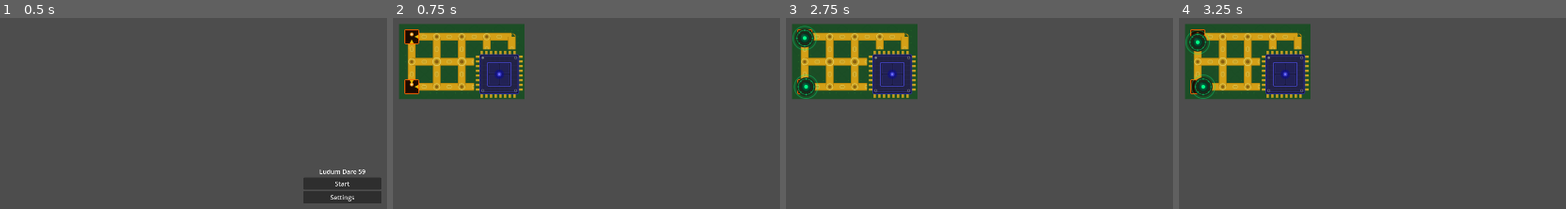
Above: before the commit, frames 1-4 (left to right).
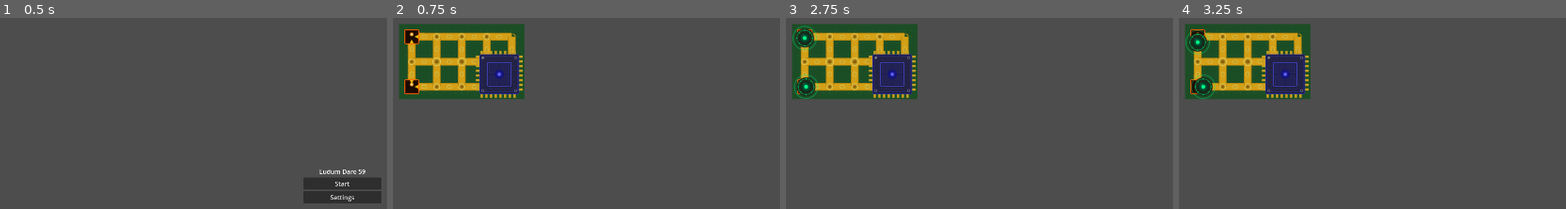
Above: after the commit, the same moments.

Repository: ProfessorLayton322/ldjam_59
Game: Godot game, scene res://scenes/menu.tscn
The game is run twice, just before and just after one commit, with the same random seed, the same clock (stepped at 60 frames per second) and the same inputs.
Inputs (mouse positions are in pixels of both pictures, inside the frame that each line leads up to):
- Up to frame 1 (0.5 s): no input
- Up to frame 2 (0.75 s): click "Start" at 0.5 s
- Up to frame 3 (2.75 s): tap Enter at 1.25, 1.35 s; move the mouse to (outside the picture) at 1.27 s; click (outside the picture) at 1.42 s; tap Space at 2 s; move the mouse to (outside the picture) at 2.02 s; tap Keypad Enter at 2.1 s; click (outside the picture) at 2.17 s
- Up to frame 4 (3.25 s): move the mouse to (outside the picture) at 2.77 s; tap Enter at 2.85 s; click (outside the picture) at 2.92 s

Frame 1 is identical in both runs. In frame 2, 0.2% of the frame differs, in the area x 20-32%, y 16-39%; in frame 3, 0.2%; in frame 4, 0.2%.

Commit message:
add parsing

Diff:
--- a/ludum-dare-59/scenes/demo.tscn
+++ b/ludum-dare-59/scenes/demo.tscn
@@ -1,6 +1,51 @@
-[gd_scene load_steps=2 format=3 uid="uid://demoscene001x"]
+[gd_scene load_steps=20 format=3 uid="uid://demoscene001x"]
 
 [ext_resource type="Script" path="res://scripts/demo.gd" id="1_demo"]
+[ext_resource type="PackedScene" path="res://scenes/tiles/track_none.tscn" id="2_none"]
+[ext_resource type="PackedScene" path="res://scenes/tiles/track_w.tscn" id="3_w"]
+[ext_resource type="PackedScene" path="res://scenes/tiles/track_e.tscn" id="4_e"]
+[ext_resource type="PackedScene" path="res://scenes/tiles/track_ew.tscn" id="5_ew"]
+[ext_resource type="PackedScene" path="res://scenes/tiles/track_s.tscn" id="6_s"]
+[ext_resource type="PackedScene" path="res://scenes/tiles/track_sw.tscn" id="7_sw"]
+[ext_resource type="PackedScene" path="res://scenes/tiles/track_se.tscn" id="8_se"]
+[ext_resource type="PackedScene" path="res://scenes/tiles/track_sew.tscn" id="9_sew"]
+[ext_resource type="PackedScene" path="res://scenes/tiles/track_n.tscn" id="10_n"]
+[ext_resource type="PackedScene" path="res://scenes/tiles/track_nw.tscn" id="11_nw"]
+[ext_resource type="PackedScene" path="res://scenes/tiles/track_ne.tscn" id="12_ne"]
+[ext_resource type="PackedScene" path="res://scenes/tiles/track_new.tscn" id="13_new"]
+[ext_resource type="PackedScene" path="res://scenes/tiles/track_ns.tscn" id="14_ns"]
+[ext_resource type="PackedScene" path="res://scenes/tiles/track_nsw.tscn" id="15_nsw"]
+[ext_resource type="PackedScene" path="res://scenes/tiles/track_nse.tscn" id="16_nse"]
+[ext_resource type="PackedScene" path="res://scenes/tiles/track_nsew.tscn" id="17_nsew"]
+
+[sub_resource type="TileSetScenesCollectionSource" id="TileSetScenesCollectionSource_demo"]
+resource_name = "tracks"
+scenes/0/scene = ExtResource("2_none")
+scenes/1/scene = ExtResource("3_w")
+scenes/2/scene = ExtResource("4_e")
+scenes/3/scene = ExtResource("5_ew")
+scenes/4/scene = ExtResource("6_s")
+scenes/5/scene = ExtResource("7_sw")
+scenes/6/scene = ExtResource("8_se")
+scenes/7/scene = ExtResource("9_sew")
+scenes/8/scene = ExtResource("10_n")
+scenes/9/scene = ExtResource("11_nw")
+scenes/10/scene = ExtResource("12_ne")
+scenes/11/scene = ExtResource("13_new")
+scenes/12/scene = ExtResource("14_ns")
+scenes/13/scene = ExtResource("15_nsw")
+scenes/14/scene = ExtResource("16_nse")
+scenes/15/scene = ExtResource("17_nsew")
+
+[sub_resource type="TileSet" id="TileSet_demo"]
+tile_size = Vector2i(64, 64)
+sources/0 = SubResource("TileSetScenesCollectionSource_demo")
 
 [node name="Demo" type="Node2D"]
 script = ExtResource("1_demo")
+
+[node name="TileMap" type="TileMap" parent="."]
+position = Vector2(100, 100)
+tile_set = SubResource("TileSet_demo")
+format = 2
+layer_0/tile_data = PackedInt32Array(0, 0, 393216, 1, 0, 458752, 2, 0, 458752, 3, 0, 458752, 4, 0, 327680, 65536, 0, 917504, 65537, 0, 983040, 65538, 0, 983040, 65539, 0, 983040, 65540, 0, 851968, 131072, 0, 655360, 131073, 0, 720896, 131074, 0, 720896, 131075, 0, 720896, 131076, 0, 589824)
--- a/ludum-dare-59/scripts/demo.gd
+++ b/ludum-dare-59/scripts/demo.gd
@@ -2,15 +2,15 @@
 extends Node2D
 
 const ENEMY_SCENE := preload("res://scenes/enemies/enemy.tscn")
-const GRID_SIZE := Vector2i(5, 3)
-const TILE_SIZE := Vector2(64.0, 64.0)
-const ORIGIN := Vector2(100.0, 100.0)
-# 2x2 block: x=3-4, y=1-2  →  ids 8,9 (row 1) and 13,14 (row 2)
+# 2x2 block: x=3-4, y=1-2 -> ids 8,9 (row 1) and 13,14 (row 2)
 const CPU_NODE_IDS := [8, 9, 13, 14]
 const SPAWNER_NODE_IDS := [0, 10]
 
-const _TRACKS := "res://assets/textures/tracks/"
 const _STARTS := "res://assets/textures/start/"
+
+@export var tilemap_path: NodePath = ^"TileMap"
+@export var tilemap_layer := 0
+@export var require_mutual_connections := true
 
 var _graph: Graph
 var _tiles_by_node_id: Dictionary = {}
@@ -18,7 +18,7 @@
 
 func _ready() -> void:
 	_graph = Graph.new()
-	_graph.build_from_grid(GRID_SIZE, TILE_SIZE, ORIGIN)
+	_build_graph_from_tilemap()
 
 	var cpu_vertices: Array[CpuVertex] = []
 	for cpu_id: int in CPU_NODE_IDS:
@@ -29,37 +29,43 @@
 	_place_visuals(cpu_vertices)
 
 
+func _build_graph_from_tilemap() -> void:
+	var level := get_node_or_null(tilemap_path)
+	if level == null:
+		push_error("Demo scene: TileMap not found at %s" % tilemap_path)
+		return
+
+	_graph.build_from_level(level, tilemap_layer, require_mutual_connections, true)
+	if _graph.nodes.is_empty():
+		push_error("Demo scene: TileMap at %s produced an empty graph" % tilemap_path)
+		return
+
+	for vertex: GraphVertex in _graph.nodes:
+		vertex.position = to_local(vertex.position)
+
+
 func _place_visuals(cpu_vertices: Array[CpuVertex]) -> void:
 	_tiles_by_node_id.clear()
 
 	for vertex: GraphVertex in _graph.nodes:
-		var key := _connection_key(vertex)
-
 		var tile := _create_tile(vertex, cpu_vertices)
 		tile.position = vertex.position
 		_tiles_by_node_id[vertex.id] = tile
 
-		var bg := Sprite2D.new()
-		bg.texture = load(_TRACKS + "pcb_empty.svg")
-		tile.add_child(bg)
-
 		if vertex.id in SPAWNER_NODE_IDS:
-			var fg := Sprite2D.new()
-			fg.texture = load(_STARTS + "start_" + _dir_name(key) + ".svg")
-			tile.add_child(fg)
-		elif vertex.id not in CPU_NODE_IDS:
-			var info := _track_info(key)
-			if not info[0].is_empty():
-				var fg := Sprite2D.new()
-				fg.texture = load(info[0])
-				fg.rotation_degrees = info[1]
-				tile.add_child(fg)
+			var key := _connection_key(vertex)
+			var start_sprite := Sprite2D.new()
+			start_sprite.texture = load(_STARTS + "start_" + _dir_name(key) + ".svg")
+			tile.add_child(start_sprite)
 
 		add_child(tile)
 
-	# Single cpu sprite centered on the 2x2 block, scaled to cover 2×2 tiles
+	# Single cpu sprite centered on the 2x2 block, scaled to cover 2x2 tiles.
 	var tl := _graph.get_node_by_id(CPU_NODE_IDS[0])
 	var br := _graph.get_node_by_id(CPU_NODE_IDS[3])
+	if tl == null or br == null:
+		return
+
 	var cpu_sprite := Sprite2D.new()
 	cpu_sprite.texture = load("res://assets/textures/base/cpu.svg")
 	cpu_sprite.position = (tl.position + br.position) * 0.5
@@ -91,31 +97,17 @@
 		if nv == null:
 			continue
 		var diff := nv.position - vertex.position
-		if   diff.x > 0.0: key |= 2  # east
-		elif diff.x < 0.0: key |= 1  # west
-		elif diff.y < 0.0: key |= 8  # north
-		else:               key |= 4  # south
+		if diff.x > 0.0:
+			key |= 2
+		elif diff.x < 0.0:
+			key |= 1
+		elif diff.y < 0.0:
+			key |= 8
+		else:
+			key |= 4
 	return key
 
 
 func _dir_name(key: int) -> String:
 	return ("N" if key & 8 else "") + ("S" if key & 4 else "") + \
 		   ("E" if key & 2 else "") + ("W" if key & 1 else "")
-
-
-func _track_info(key: int) -> Array:
-	match key:
-		0b1100: return [_TRACKS + "track_straight_v.svg",   0.0]
-		0b0011: return [_TRACKS + "track_straight_h.svg",   0.0]
-		0b1000, 0b0100: return [_TRACKS + "track_straight_v.svg",   0.0]
-		0b0010, 0b0001: return [_TRACKS + "track_straight_h.svg",   0.0]
-		0b0110: return [_TRACKS + "track_corner_ne.svg",    0.0]
-		0b0101: return [_TRACKS + "track_corner_ne.svg",   90.0]
-		0b1001: return [_TRACKS + "track_corner_ne.svg",  180.0]
-		0b1010: return [_TRACKS + "track_corner_ne.svg",  270.0]
-		0b1011: return [_TRACKS + "track_t_junction.svg", 180.0]
-		0b1110: return [_TRACKS + "track_t_junction.svg",  -90.0]
-		0b0111: return [_TRACKS + "track_t_junction.svg",   0.0]
-		0b1101: return [_TRACKS + "track_t_junction.svg",  90.0]
-		0b1111: return [_TRACKS + "track_cross.svg",        0.0]
-	return ["", 0.0]
